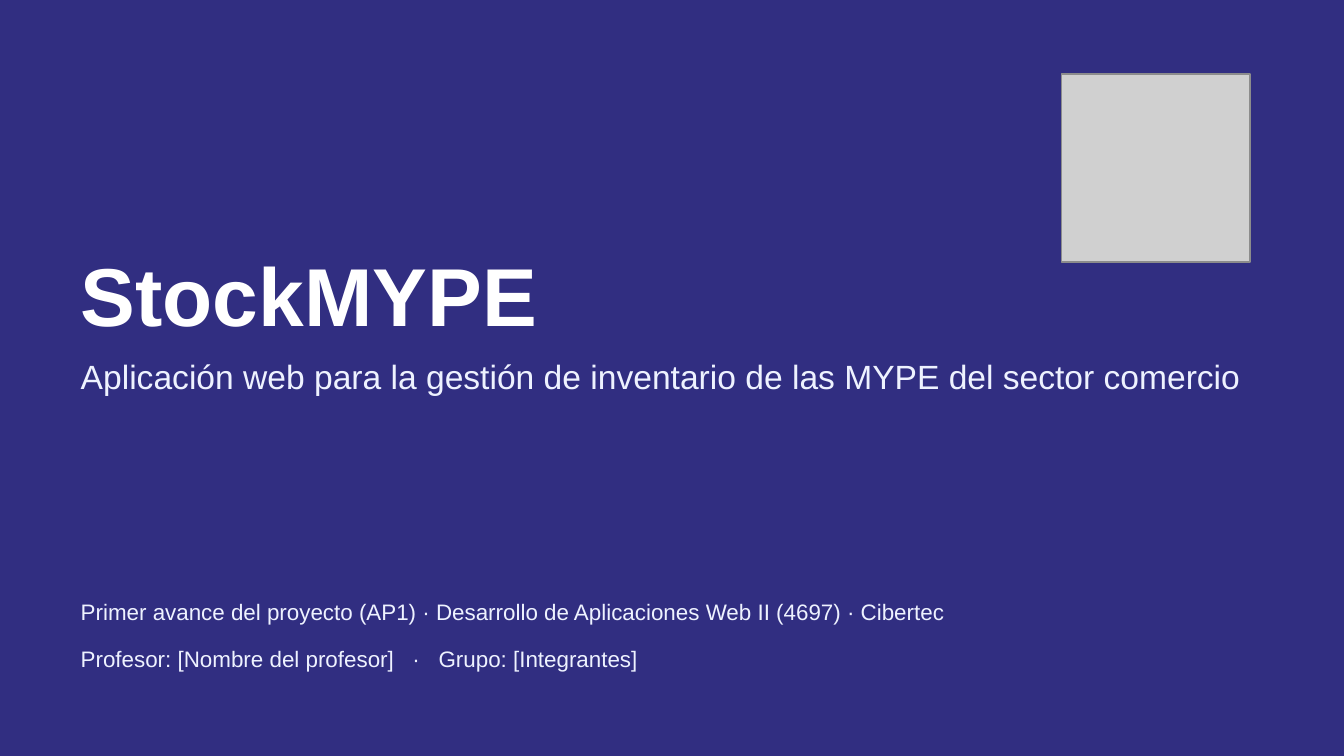
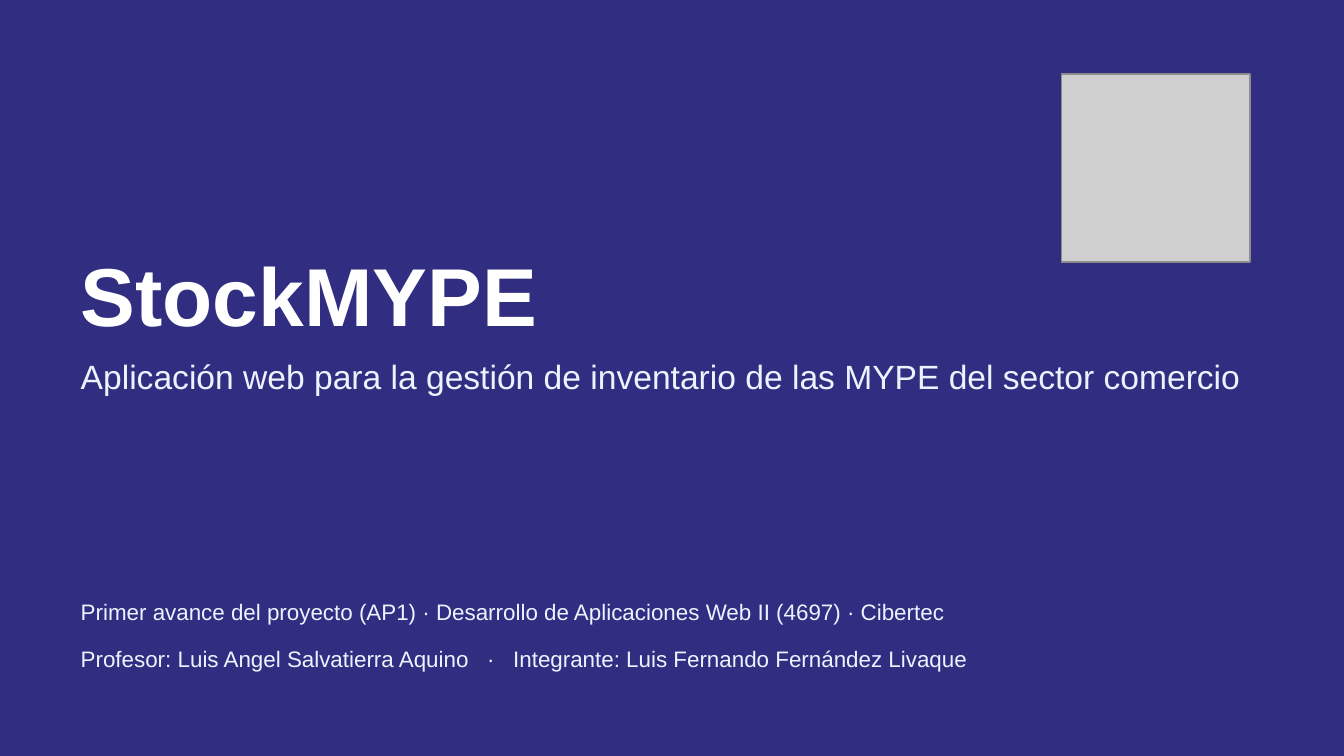
Before and after one commit to nandoxts/DAWII-4697-StockMYPE, a slide deck: slide 1 of docs/Presentacion_StockMYPE_AP1.ppt. Drawn at 1344x756 pixels with LibreOffice and Linux fonts; fonts in the diff are those of the drawing; grey boxes stand for pictures. Boxes give left, top, right and bottom in pixels: in the first picture for what was removed or moved away, otherwise in the second. Text is boxed around its words. In the diff, an @@ line names an element or a change of style, - is before the commit and + after.

Commit message:
docs: carátula del AP1 con profesor e integrante

```diff
--- a/docs/Presentacion_StockMYPE_AP1.ppt
+++ b/docs/Presentacion_StockMYPE_AP1.ppt
@@ text at (81,650,966,672): text changed @@
-Profesor: [Nombre del profesor] · Grupo: [Integrantes]
+Profesor: Luis Angel Salvatierra Aquino · Integrante: Luis Fernando Fernández Livaque
```
Also in this commit, not shown: 2 other files.
